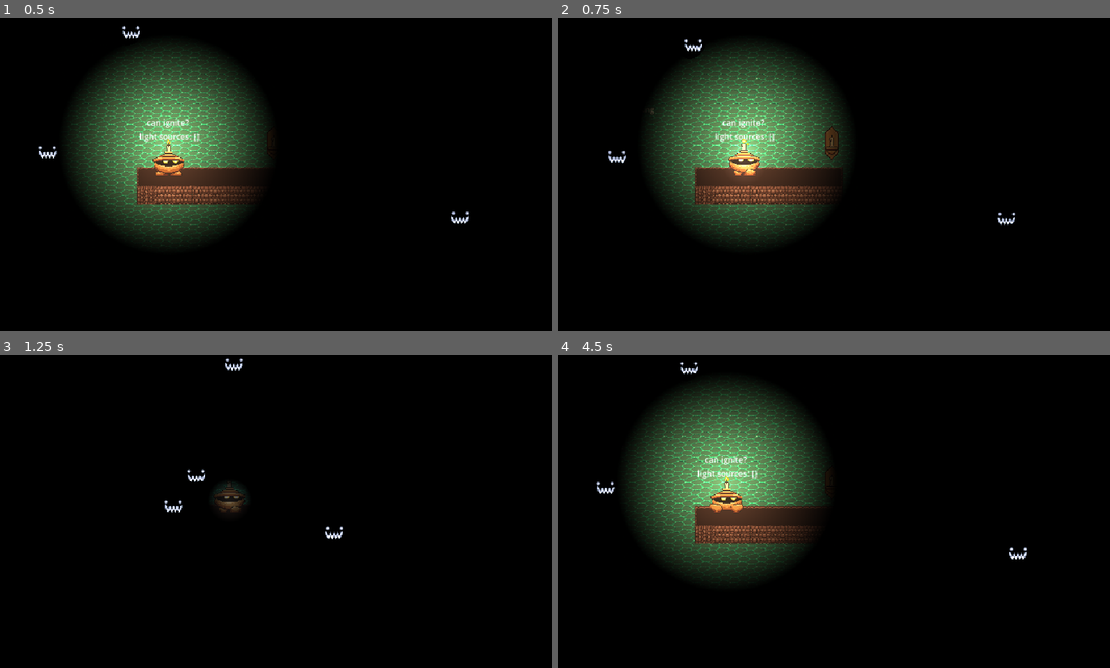
Above: before the commit, frames 1-4 (two rows, left to right).
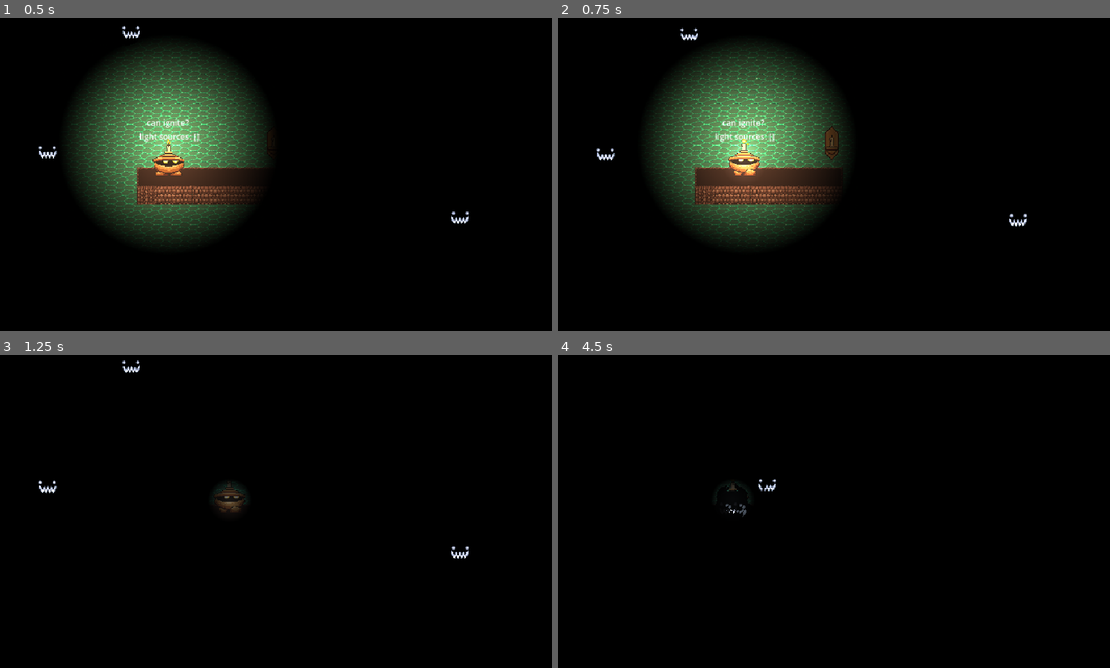
Above: after the commit, the same moments.

Repository: Clique33/Indie-Game-Clinic-2026
Game: Godot game, scene res://tests/test.tscn
Two runs of this game, one before a commit and one after it. Both use one fixed random seed, a clock stepped at 60 frames per second and the inputs below.
Inputs (mouse positions are in pixels of both pictures, inside the frame that each line leads up to):
- Up to frame 1 (0.5 s): no input
- Up to frame 2 (0.75 s): tap Enter (turn_on) at 0.5 s; move the mouse to (955, 158) at 0.52 s; hold D (walk_right) from 0.53 s (still down); tap J (shoot_flame) at 0.6 s; click (955, 158) at 0.67 s
- Up to frame 3 (1.25 s): keep holding D (walk_right); tap Space (jump) at 0.77 s
- Up to frame 4 (4.5 s): release D (walk_right) at 1.25 s; drag from (718, 527) to (789, 480) at 1.27 s; move the mouse to (889, 442) at 2.02 s; hold A (walk_left) 2.03-2.75 s; tap Backspace at 2.1 s; drag from (806, 574) to (828, 473) at 2.77 s; move the mouse to (999, 558) at 3.52 s; hold D (walk_right) 3.53-4.25 s; tap C at 3.6 s; tap Space (jump) at 3.77 s; drag from (662, 464) to (789, 508) at 4.27 s

Frame 1 is identical in both runs. In frame 2, 0.3% of the frame differs, in the area x 6-86%, y 3-67%; in frame 3, 0.4%; in frame 4, 18%, in the area x 6-86%, y 2-74%.

Commit message:
enemies appears to correctly stalk and attack

Diff:
--- a/indie-game-clinic-2026/entities/bonfire.tscn
+++ b/indie-game-clinic-2026/entities/bonfire.tscn
@@ -87,7 +87,6 @@
 position = Vector2(0, -22)
 color = Color(1, 0.85490197, 0.6392157, 1)
 energy = 3.0
-shadow_enabled = true
 shadow_filter = 1
 shadow_filter_smooth = 5.0
 texture = ExtResource("5_xxhm5")
--- a/indie-game-clinic-2026/entities/enemies/enemy.gd
+++ b/indie-game-clinic-2026/entities/enemies/enemy.gd
@@ -18,7 +18,8 @@
 @export var attack_speed : float = 400
 @export var run_away_speed : float = 200
 @export var stalk_speed : float = 200
-@export var stalk_distance : float = 100
+@export var stalk_max_distance_to_player : float = 200
+@export var stalk_max_distance : float = 400
 
 
 var initial_position : Vector2
@@ -64,6 +65,10 @@
 	state_machine_player.set_trigger("player_is_vulnerable")
 
 
+func player_is_dimming() -> void:
+	state_machine_player.set_trigger("player_is_dimming")
+
+
 func run_away_from(danger : Lamp) -> void:
 	state_machine_player.set_trigger("light_within_range")
 	direction_vector = danger.global_position.direction_to(global_position)
@@ -81,7 +86,14 @@
 
 
 func stalk_player() -> void:
-	state_machine_player.set_trigger("player_is_dimming")
+	var distance_to_player : float = abs(global_position.distance_to(player.global_position))
+	if distance_to_player > stalk_max_distance:
+		return
+	if distance_to_player > stalk_max_distance_to_player:
+		current_speed = stalk_speed
+	else:
+		current_speed = 0
+	direction_vector = global_position.direction_to(player.global_position)
 
 
 func stop_movement() -> void:
--- a/indie-game-clinic-2026/entities/enemies/enemy.tscn
+++ b/indie-game-clinic-2026/entities/enemies/enemy.tscn
@@ -417,7 +417,13 @@
 [node name="Enemy" type="CharacterBody2D" unique_id=785337415]
 collision_layer = 4
 collision_mask = 4
+motion_mode = 1
 script = ExtResource("1_owq46")
+back_to_idle_speed = null
+attack_speed = null
+run_away_speed = null
+stalk_speed = null
+stalk_distance = null
 
 [node name="Sprite" type="AnimatedSprite2D" parent="." unique_id=370643102]
 self_modulate = Color(0.14044744, 0.14044744, 0.14044744, 1)
--- a/indie-game-clinic-2026/entities/enemies/state_machines/state_machine_manager.gd
+++ b/indie-game-clinic-2026/entities/enemies/state_machines/state_machine_manager.gd
@@ -26,6 +26,9 @@
 				parent.direction_vector = Vector2.ZERO
 				state_machine_player.set_trigger("back_to_initial_pos")
 
+		"Stalking":
+			parent.stalk_player()
+
 		"Attacking":
 			parent.attack_player()
 
--- a/indie-game-clinic-2026/entities/lamps/lamp.gd
+++ b/indie-game-clinic-2026/entities/lamps/lamp.gd
@@ -3,6 +3,8 @@
 
 
 signal update_scare_area_radius(multiplier : float)
+signal turned_on
+signal turned_off
 
 
 @export var turned_on_energy : float = 1
@@ -12,7 +14,13 @@
 
 var enemies_in_range : Array[Enemy] = []
 var _elapsed_time_since_turned_on : float
-var is_turned_on : bool = false
+var is_turned_on : bool = false:
+	set(value):
+		is_turned_on = value
+		if is_turned_on:
+			turned_on.emit()
+		else:
+			turned_off.emit()
 var player_in_range : Player = null
 
 @onready var flame_sprite: AnimatedSprite2D = $FlameSprite
--- a/indie-game-clinic-2026/entities/lamps/lamp_areas_manager.gd
+++ b/indie-game-clinic-2026/entities/lamps/lamp_areas_manager.gd
@@ -22,8 +22,11 @@
 				not lamp.is_turned_on):
 		lamp.turn_on(false)
 
-	if area.get_parent() is Player and (area.get_parent() as Player).can_ignite:
-		lamp.player_in_range = area.get_parent() as Player
+	if area.get_parent() is Player:
+		if lamp.is_turned_on:
+			(area.get_parent() as Player)._is_vulnerable = false
+		if (area.get_parent() as Player).can_ignite:
+			lamp.player_in_range = area.get_parent() as Player
 
 
 func _on_iluminable_area_area_exited(area: Area2D) -> void:
--- a/indie-game-clinic-2026/entities/player/player.gd
+++ b/indie-game-clinic-2026/entities/player/player.gd
@@ -7,6 +7,7 @@
 
 
 @export var time_to_fully_dim : float = 15
+@export var time_till_get_attacked : float = 1.5
 
 
 var flame_sprite: Flame:
@@ -14,10 +15,13 @@
 		flame_sprite = value
 		if not flame_sprite:
 			vulnerable_light.visible = true
+			get_tree().create_timer(time_till_get_attacked).timeout.connect(_await_to_be_vulnerable)
 		else:
 			vulnerable_light.visible = false
+			_is_vulnerable = false
 var light_sources_in_range : Array[Lamp] = []
 var _is_dead : bool = false
+var _is_vulnerable : bool = false
 
 
 @onready var vulnerable_light: PointLight2D = $VulnerableLight
@@ -44,11 +48,11 @@
 func _physics_process(_delta: float) -> void:
 	if _is_dead:
 		return
+	if _is_vulnerable:
+		player_is_vulnerable.emit()
 	handle_light_lamps()
 	handle_shoot_flame()
 	handle_spawn_flame()
-	if not flame_sprite:
-		player_is_vulnerable.emit()
 
 
 func died():
@@ -150,6 +154,10 @@
 func _on_light_dimmer_percentage_passed(current_percentage: float) -> void:
 	if not flame_sprite:
 		return
-	if current_percentage > 0.5:
+	if current_percentage > 0.3:
 		player_is_dimming.emit()
 	flame_sprite.light_radius_scale *= (1-light_dimmer.percentage_to_signal)
+
+
+func _await_to_be_vulnerable() -> void:
+	_is_vulnerable = true
--- a/indie-game-clinic-2026/tests/enemies.gd
+++ b/indie-game-clinic-2026/tests/enemies.gd
@@ -12,4 +12,4 @@
 func connect_lamps_to_enemies() -> void:
 	for enemy : Enemy in get_children():
 		player.player_is_vulnerable.connect(enemy.player_is_vulnerable)
-		player.player_is_dimming.connect(enemy.stalk_player)
+		player.player_is_dimming.connect(enemy.player_is_dimming)
